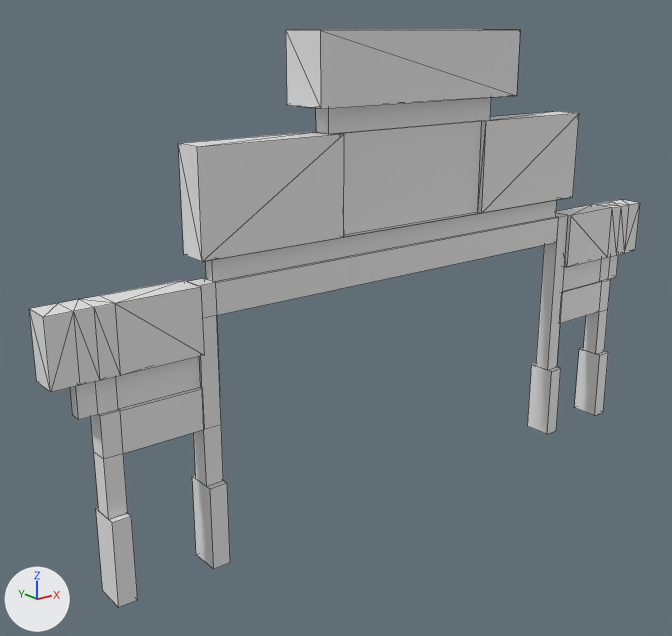
The FBX model 3d mess new/Assets/BLOCKYGON ASSETS ©/MODELS/LOCATION/CHINA TOWN/BGN_CHINA TOWN GATE.fbx, before and after one commit.
Before and after are seen from a camera (50 mm lens) standing at (-35.3, -27.8, 19.3) and looking at (-12.5, 0.7, 7.9). Arrows for +X, +Y and +Z are at lower left; the lights stay in place. Mesh edges are drawn as thin lines. Materials are left out; every surface is plain grey. Where no turn or scale is listed for an object, it has been applied to the vertices.

Objects in the first picture: 'BGN_CHINA_TOWN_GATE'.
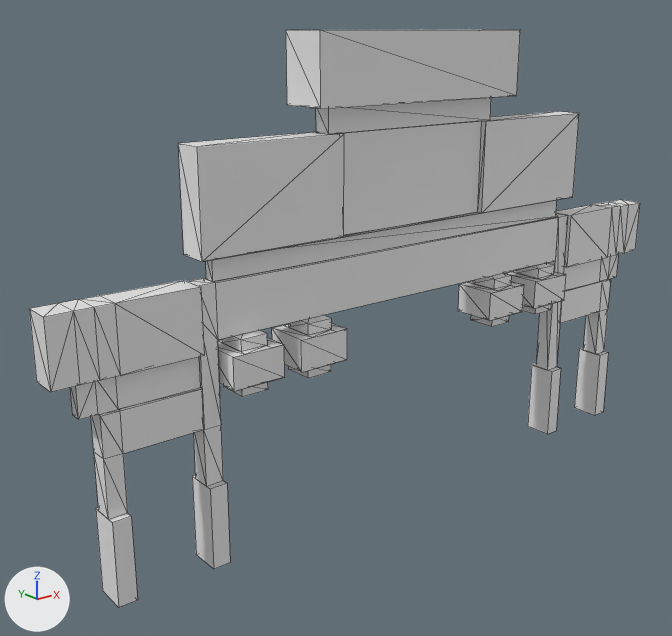
The newer file is also turned or shifted as a whole; pictures and numbers use the older file's frame.

Pixel boxes (x1, y1, x2, y2) of what changed, in the pictures (672 x 636 px):
part 1 of me_scene, added: after (504, 263, 566, 314)
part 2 of me_scene, added: after (218, 330, 285, 397)
part 3 of me_scene, added: after (272, 315, 347, 378)
part 4 of me_scene, added: after (458, 273, 524, 327)
part 5 of me_scene, built on: (70, 97, 618, 520) in both

Patch to the scene script:
```diff
--- a/3d mess new/Assets/BLOCKYGON ASSETS ©/MODELS/LOCATION/CHINA TOWN/BGN_CHINA TOWN GATE.fbx.py
+++ b/3d mess new/Assets/BLOCKYGON ASSETS ©/MODELS/LOCATION/CHINA TOWN/BGN_CHINA TOWN GATE.fbx.py
@@ me_scene @@
 # used by ob_bgn_china_town_gate; location = (0.0, 0.0, 0.0)
-me_scene.from_pydata(...)  # 224 vertices, 283 faces; spans x -25.4..5.5, y -1.6..0.4, z 0.0..19.1
+me_scene.from_pydata(...)  # 352 vertices, 628 faces; spans x -25.4..5.5, y -1.8..0.4, z 0.0..19.1
+# me_scene part 1: a new loose piece of 32 vertices spanning x -3.0..-0.8, y -1.8..0.1, z 6.6..8.8
+# me_scene part 2: a new loose piece of 32 vertices spanning x -19.1..-16.9, y -1.8..0.1, z 6.6..8.8
+# me_scene part 3: a new loose piece of 32 vertices spanning x -16.1..-13.9, y -1.8..0.1, z 6.6..8.8
+# me_scene part 4: a new loose piece of 32 vertices spanning x -6.0..-3.8, y -1.8..0.1, z 6.6..8.8
+# me_scene part 5
+# 4 vertices are removed from x -19.2..-0.7, y -1.0..-0.2, z 9.7
+# 109 faces are deleted
+# 4 vertices are added at (-19.2, -0.2, 8.8), (-19.2, -1.0, 8.8), (-0.7, -0.2, 8.8), (-0.7, -1.0, 8.8)
+# 214 new faces join them
```
